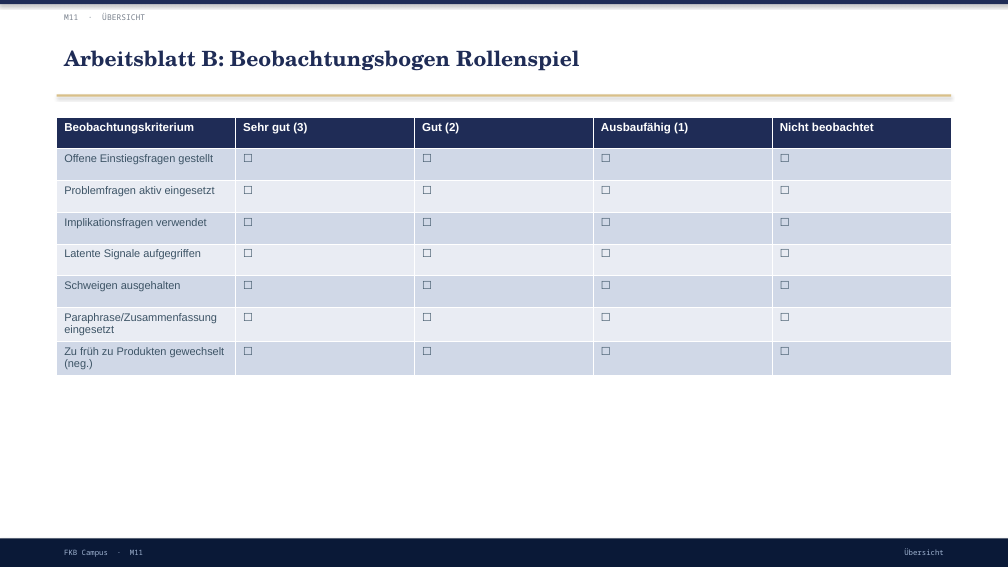
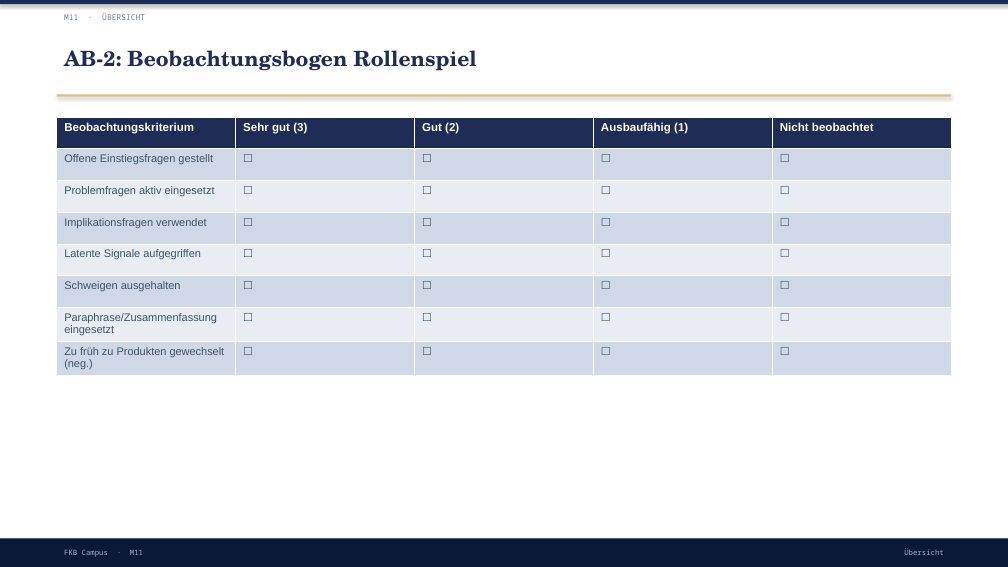
Before and after one commit to ck5rqc47pr-byte/firmenkundenakademie-online, a slide deck: slide 14 of protected-downloads/praesentation/M11.pptx. Drawn at 1008x567 pixels with LibreOffice and Linux fonts; fonts in the diff are those of the drawing. Boxes give left, top, right and bottom in pixels: in the first picture for what was removed or moved away, otherwise in the second. Text is boxed around its words. In the diff, an @@ line names an element or a change of style, - is before the commit and + after.

```diff
--- a/protected-downloads/praesentation/M11.pptx
+++ b/protected-downloads/praesentation/M11.pptx
@@ text at <box>64,50,476,71</box>: text changed @@
-Arbeitsblatt B: Beobachtungsbogen Rollenspiel
+AB-2: Beobachtungsbogen Rollenspiel
```
Also in this commit, not shown: 3 other slides changed, 57 other files.
